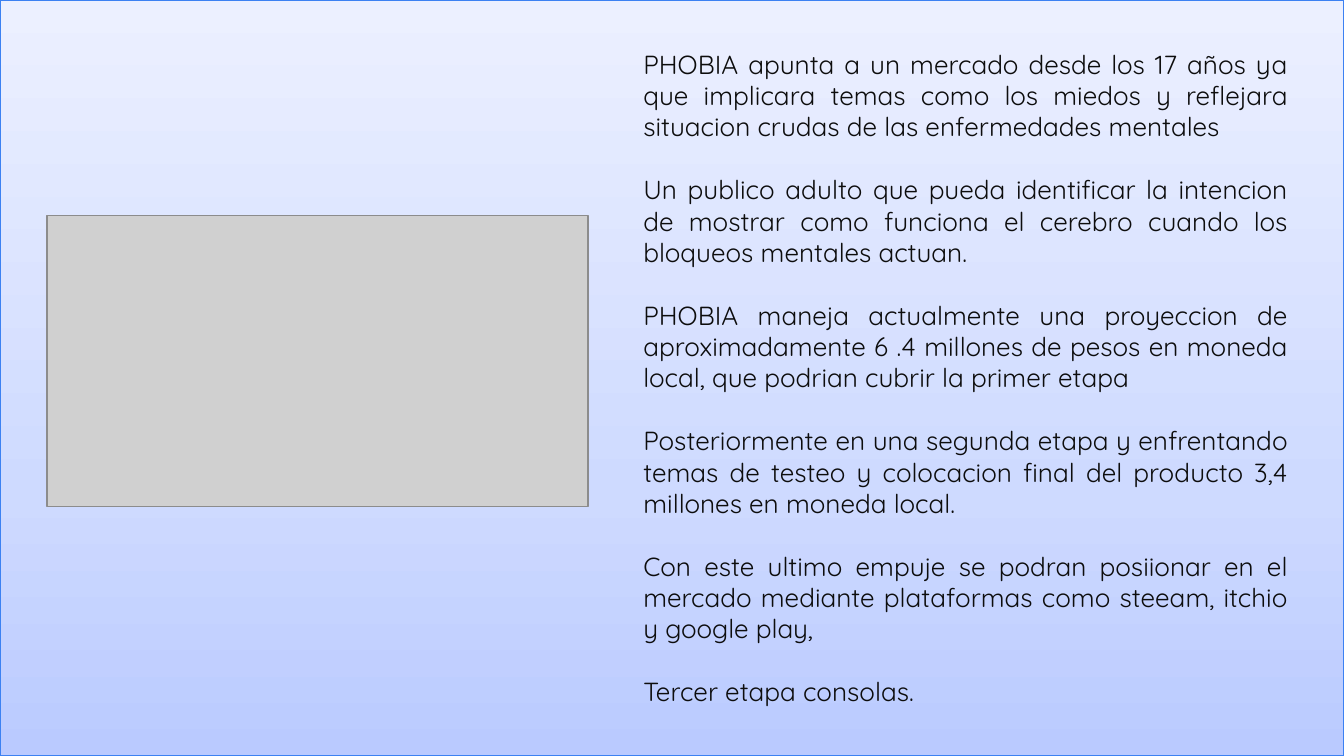
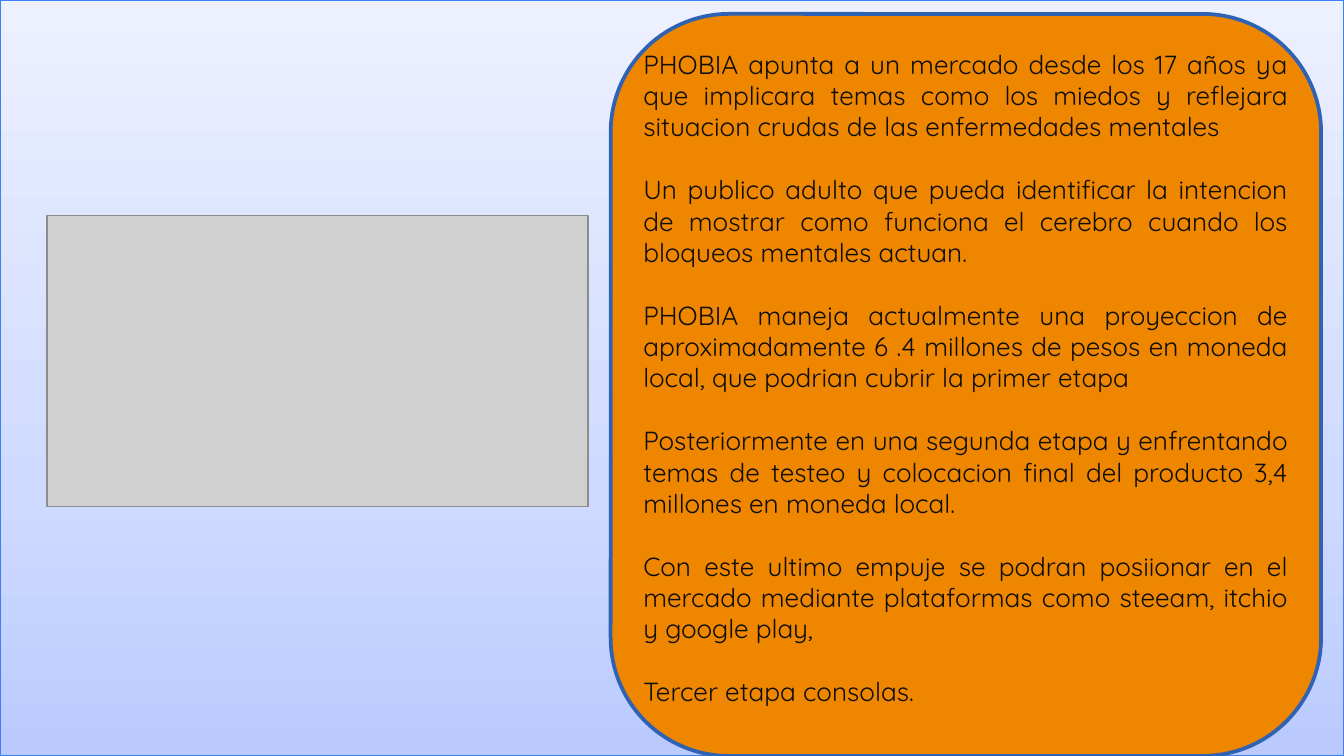
Before and after one commit to Marianoz1972/PICH, a slide deck: slide 12 of Pitch (Venta) [Template] PHOBIA.pptx (slide 11 before the commit). Drawn at 1344x756 pixels with LibreOffice and Linux fonts; fonts in the diff are those of the drawing; grey boxes stand for pictures. Boxes give left, top, right and bottom in pixels: in the first picture for what was removed or moved away, otherwise in the second. Text is boxed around its words. In the diff, an @@ line names an element or a change of style, - is before the commit and + after.

```diff
--- a/Pitch (Venta) [Template] PHOBIA.pptx
+++ b/Pitch (Venta) [Template] PHOBIA.pptx
@@ rounded rectangle added at [610,13,1321,755], fill #EF8600, outline #3162B5 2 pt @@
```
Also in this commit, not shown: 11 other slides changed, 2 slides added, 1 slide removed.
